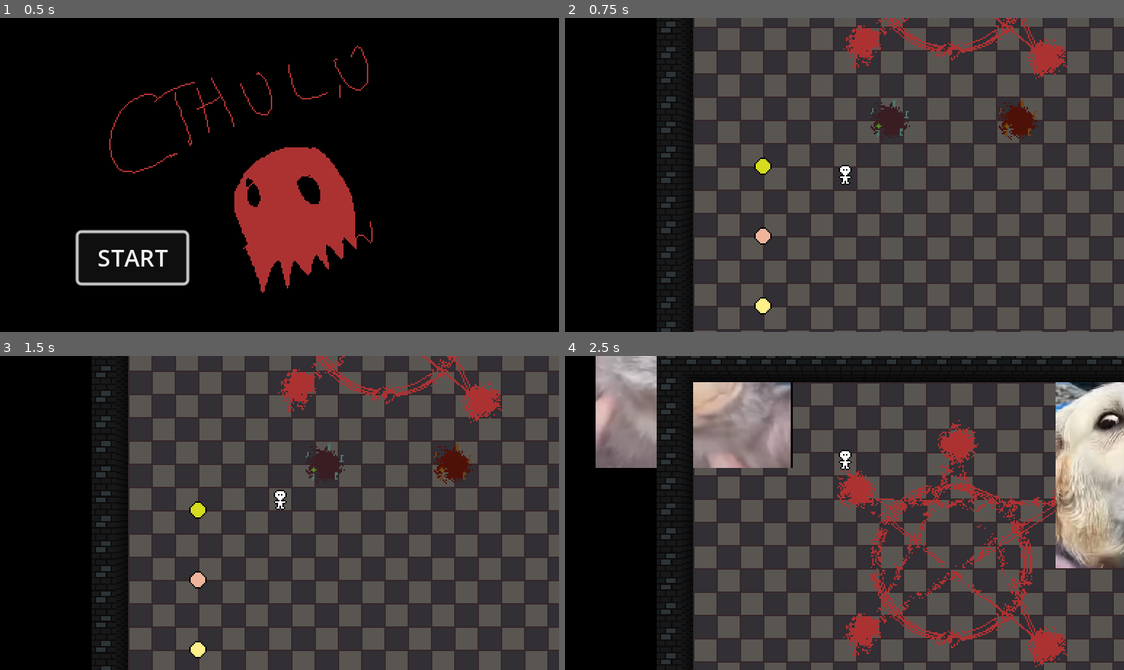
Above: before the commit, frames 1-4 (two rows, left to right).
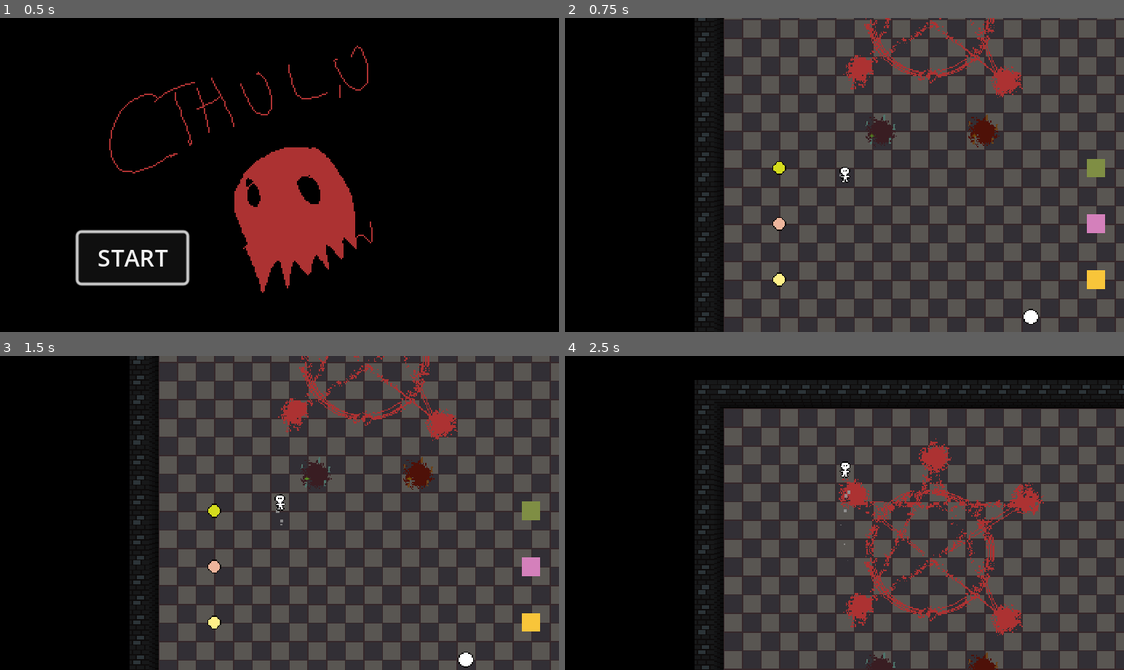
Above: after the commit, the same moments.

Repository: Allov/ld55
Game: Godot game, scene res://scenes/main.tscn
The game is run twice, just before and just after one commit, with the same random seed, the same clock (stepped at 60 frames per second) and the same inputs. The engine's default icon, where the game draws it, is replaced by a stand-in: a white triangle on a blue panel in a dark square.
Inputs:
- Up to frame 1 (0.5 s): no input
- Up to frame 2 (0.75 s): click "START" at 0.5 s
- Up to frame 3 (1.5 s): tap Enter at 1.25 s; hold W (move_up) from 1.28 s (still down); hold E (action) from 1.28 s (still down)
- Up to frame 4 (2.5 s): keep holding W (move_up); release E (action) at 2.03 s; tap E (action) at 2.1 s

Frame 1 is identical in both runs. In frame 2, 45% of the frame differs, in the area x 16-100%, y 0-100%; in frame 3, 45%; in frame 4, 57%, in the area x 5-100%, y 0-100%.

Commit message:
summon guard + movement juice

Diff:
--- /dev/null
+++ b/assets/progress_bar.tscn
@@ -0,0 +1,23 @@
+[gd_scene load_steps=3 format=3 uid="uid://c03o2t1nb3ls8"]
+
+[sub_resource type="StyleBoxFlat" id="StyleBoxFlat_5n5up"]
+bg_color = Color(0, 0, 0, 1)
+
+[sub_resource type="StyleBoxFlat" id="StyleBoxFlat_0fbmv"]
+bg_color = Color(0, 0.635294, 0.94902, 1)
+border_width_left = 1
+border_width_top = 1
+border_width_right = 1
+border_width_bottom = 1
+border_color = Color(0, 0, 0, 1)
+
+[node name="ProgressBar" type="ProgressBar"]
+offset_left = -16.0
+offset_top = -16.0
+offset_right = 16.0
+offset_bottom = -13.0
+theme_override_styles/background = SubResource("StyleBoxFlat_5n5up")
+theme_override_styles/fill = SubResource("StyleBoxFlat_0fbmv")
+max_value = 1.0
+step = 0.001
+show_percentage = false
--- a/scenes/cooking_station.tscn
+++ b/scenes/cooking_station.tscn
@@ -1,21 +1,11 @@
-[gd_scene load_steps=6 format=3 uid="uid://chen1l7qpby23"]
+[gd_scene load_steps=5 format=3 uid="uid://chen1l7qpby23"]
 
 [ext_resource type="Script" path="res://scripts/cooking_station.gd" id="1_kbi6u"]
 [ext_resource type="Texture2D" uid="uid://boeamx8m5l11o" path="res://assets/cooking_station_a.png" id="2_chwvh"]
+[ext_resource type="PackedScene" uid="uid://c03o2t1nb3ls8" path="res://assets/progress_bar.tscn" id="3_cp3n4"]
 
 [sub_resource type="RectangleShape2D" id="RectangleShape2D_85h7n"]
 size = Vector2(16, 16)
-
-[sub_resource type="StyleBoxFlat" id="StyleBoxFlat_5n5up"]
-bg_color = Color(0, 0, 0, 1)
-
-[sub_resource type="StyleBoxFlat" id="StyleBoxFlat_0fbmv"]
-bg_color = Color(0, 0.635294, 0.94902, 1)
-border_width_left = 1
-border_width_top = 1
-border_width_right = 1
-border_width_bottom = 1
-border_color = Color(0, 0, 0, 1)
 
 [node name="CookingStation" type="StaticBody2D"]
 collision_layer = 8
@@ -32,13 +22,4 @@
 wait_time = 10.0
 one_shot = true
 
-[node name="ProgressBar" type="ProgressBar" parent="."]
-offset_left = -16.0
-offset_top = -16.0
-offset_right = 16.0
-offset_bottom = -13.0
-theme_override_styles/background = SubResource("StyleBoxFlat_5n5up")
-theme_override_styles/fill = SubResource("StyleBoxFlat_0fbmv")
-max_value = 1.0
-step = 0.001
-show_percentage = false
+[node name="ProgressBar" parent="." instance=ExtResource("3_cp3n4")]
--- a/scenes/fridge.tscn
+++ b/scenes/fridge.tscn
@@ -1,20 +1,9 @@
-[gd_scene load_steps=3 format=3 uid="uid://d3ijvg2j6cpda"]
+[gd_scene load_steps=2 format=3 uid="uid://d3ijvg2j6cpda"]
 
 [ext_resource type="Texture2D" uid="uid://cihsr10066tvu" path="res://assets/summoning-circle.png" id="1_t8xht"]
-[ext_resource type="PackedScene" uid="uid://dax2c82gpwk0b" path="res://scenes/enemies/enemy1.tscn" id="1_hnggj"]
-[ext_resource type="PackedScene" uid="uid://byphuqq7bbdpu" path="res://scenes/guards/guard1.tscn" id="2_qqrhf"]
 
 [node name="Fridge" type="Node2D"]
 
 [node name="Summoning-circle" type="Sprite2D" parent="."]
 position = Vector2(179, 137)
 texture = ExtResource("1_t8xht")
-
-[node name="Enemy" parent="." instance=ExtResource("1_hnggj")]
-collision_layer = 1
-collision_mask = 1
-
-[node name="Guard" parent="." instance=ExtResource("2_qqrhf")]
-position = Vector2(315, 72)
-collision_layer = 1
-collision_mask = 1
--- a/scenes/kitchen.tscn
+++ b/scenes/kitchen.tscn
@@ -7,7 +7,7 @@
 [ext_resource type="Texture2D" uid="uid://cahsr4ooxnf3e" path="res://assets/cooking_station_b.png" id="5_cl2gs"]
 [ext_resource type="Texture2D" uid="uid://b6nawrjt620yv" path="res://assets/cooking_station_c.png" id="6_5wowo"]
 [ext_resource type="PackedScene" uid="uid://35hhfhr26brw" path="res://scenes/plate.tscn" id="7_e4vjx"]
-[ext_resource type="Script" path="res://scripts/summoning-guard-station.gd" id="8_gme45"]
+[ext_resource type="PackedScene" uid="uid://c47xynln6fcmm" path="res://scenes/summon_guard_station.tscn" id="8_dcn42"]
 [ext_resource type="Texture2D" uid="uid://fqi8u3441678" path="res://assets/summoning-spot.png" id="8_pp1jv"]
 
 [sub_resource type="CircleShape2D" id="CircleShape2D_r5vrl"]
@@ -65,17 +65,8 @@
 [node name="Plate" parent="." instance=ExtResource("7_e4vjx")]
 position = Vector2(264, 176)
 
-[node name="SummonGuardArea" type="Area2D" parent="."]
-modulate = Color(0.329412, 0.588235, 0.686275, 1)
+[node name="SummonGuardArea" parent="." instance=ExtResource("8_dcn42")]
 position = Vector2(136, 16)
-collision_layer = 8
-script = ExtResource("8_gme45")
-
-[node name="Sprite2D" type="Sprite2D" parent="SummonGuardArea"]
-texture = ExtResource("8_pp1jv")
-
-[node name="CollisionShape2D" type="CollisionShape2D" parent="SummonGuardArea"]
-shape = SubResource("CircleShape2D_r5vrl")
 
 [node name="SummonMonsterArea" type="Area2D" parent="."]
 modulate = Color(0.454902, 0.345098, 0.164706, 1)
--- a/scenes/player.tscn
+++ b/scenes/player.tscn
@@ -1,8 +1,17 @@
-[gd_scene load_steps=8 format=3 uid="uid://b4ck1ajh7elbm"]
+[gd_scene load_steps=12 format=3 uid="uid://b4ck1ajh7elbm"]
 
 [ext_resource type="Script" path="res://scripts/player.gd" id="1_qmujo"]
 [ext_resource type="Texture2D" uid="uid://bqujgyr3aaqwj" path="res://assets/player.png" id="2_kghhj"]
 [ext_resource type="Script" path="res://components/hurtbox.gd" id="3_v62kt"]
+
+[sub_resource type="Curve" id="Curve_frggu"]
+max_value = 5.0
+_data = [Vector2(0, 2.98969), 0.0, 0.0, 0, 0, Vector2(1, 0), 0.0, 0.0, 0, 0]
+point_count = 2
+
+[sub_resource type="Gradient" id="Gradient_j43rs"]
+interpolation_mode = 2
+colors = PackedColorArray(0.517184, 0.517184, 0.517184, 1, 1, 1, 1, 0)
 
 [sub_resource type="CircleShape2D" id="CircleShape2D_s0nsr"]
 radius = 7.0
@@ -15,13 +24,58 @@
 
 [sub_resource type="CapsuleShape2D" id="CapsuleShape2D_htfjs"]
 
+[sub_resource type="Animation" id="Animation_visx0"]
+resource_name = "walk"
+length = 0.3
+loop_mode = 1
+tracks/0/type = "value"
+tracks/0/imported = false
+tracks/0/enabled = true
+tracks/0/path = NodePath("Icon:rotation")
+tracks/0/interp = 2
+tracks/0/loop_wrap = true
+tracks/0/keys = {
+"times": PackedFloat32Array(0, 0.1, 0.2),
+"transitions": PackedFloat32Array(1, 1, 1),
+"update": 0,
+"values": [0.0, 0.0872665, -0.0872665]
+}
+tracks/1/type = "value"
+tracks/1/imported = false
+tracks/1/enabled = true
+tracks/1/path = NodePath("Icon:position")
+tracks/1/interp = 1
+tracks/1/loop_wrap = true
+tracks/1/keys = {
+"times": PackedFloat32Array(0, 0.1, 0.2),
+"transitions": PackedFloat32Array(1, 1, 1),
+"update": 0,
+"values": [Vector2(0, 0), Vector2(0, -1), Vector2(0, 0)]
+}
+
+[sub_resource type="AnimationLibrary" id="AnimationLibrary_u5y1v"]
+_data = {
+"walk": SubResource("Animation_visx0")
+}
+
 [node name="Player" type="CharacterBody2D"]
 collision_layer = 4
 collision_mask = 9
 motion_mode = 1
 script = ExtResource("1_qmujo")
 
+[node name="Trailing" type="CPUParticles2D" parent="."]
+position = Vector2(0, 3)
+lifetime = 0.6
+lifetime_randomness = 0.5
+emission_shape = 1
+emission_sphere_radius = 5.0
+gravity = Vector2(0, 0)
+scale_amount_curve = SubResource("Curve_frggu")
+color_ramp = SubResource("Gradient_j43rs")
+
 [node name="Icon" type="Sprite2D" parent="."]
+rotation = -0.0450098
 texture = ExtResource("2_kghhj")
 
 [node name="CollisionShape2D" type="CollisionShape2D" parent="."]
@@ -48,3 +102,8 @@
 
 [node name="CollisionShape2D" type="CollisionShape2D" parent="Hurtbox"]
 shape = SubResource("CapsuleShape2D_htfjs")
+
+[node name="AnimationPlayer" type="AnimationPlayer" parent="."]
+libraries = {
+"": SubResource("AnimationLibrary_u5y1v")
+}
--- a/scenes/restaurant.tscn
+++ b/scenes/restaurant.tscn
@@ -76,6 +76,7 @@
 position = Vector2(104, 54)
 
 [node name="Camera2D" type="Camera2D" parent="Player"]
+zoom = Vector2(0.8, 0.8)
 process_callback = 0
 position_smoothing_enabled = true
 
--- /dev/null
+++ b/scenes/summon_guard_station.tscn
@@ -0,0 +1,26 @@
+[gd_scene load_steps=6 format=3 uid="uid://c47xynln6fcmm"]
+
+[ext_resource type="Script" path="res://scripts/summoning-guard-station.gd" id="1_6gs44"]
+[ext_resource type="PackedScene" uid="uid://byphuqq7bbdpu" path="res://scenes/guards/guard1.tscn" id="2_r3seb"]
+[ext_resource type="Texture2D" uid="uid://fqi8u3441678" path="res://assets/summoning-spot.png" id="3_hhtq2"]
+[ext_resource type="PackedScene" uid="uid://c03o2t1nb3ls8" path="res://assets/progress_bar.tscn" id="3_ljpov"]
+
+[sub_resource type="CircleShape2D" id="CircleShape2D_r5vrl"]
+radius = 18.0278
+
+[node name="SummonGuardArea" type="Area2D"]
+modulate = Color(0.329412, 0.588235, 0.686275, 1)
+collision_layer = 8
+script = ExtResource("1_6gs44")
+guard_scene = ExtResource("2_r3seb")
+
+[node name="ProgressBar" parent="." instance=ExtResource("3_ljpov")]
+visible = false
+offset_top = -24.0
+offset_bottom = -21.0
+
+[node name="Sprite2D" type="Sprite2D" parent="."]
+texture = ExtResource("3_hhtq2")
+
+[node name="CollisionShape2D" type="CollisionShape2D" parent="."]
+shape = SubResource("CircleShape2D_r5vrl")
--- a/scripts/player.gd
+++ b/scripts/player.gd
@@ -43,10 +43,8 @@
 	if cooking_station_in_range != null and cooking_station_in_range.is_holding_station() and Input.is_action_pressed("action"):
 		cooking_station_in_range.progress()
 
-	# if summoning_guard_station_in_range:
-
-
-
+	if summoning_guard_station_in_range and Input.is_action_pressed("action"):
+		summoning_guard_station_in_range.progress()
 
 func get_object_in_range():
 	var objects_in_range = $GrabArea.get_overlapping_bodies()
@@ -103,6 +101,14 @@
 	if collided:
 		velocity = velocity.lerp(Vector2.ZERO, .1)
 
+	if velocity.length() > 0:
+		$AnimationPlayer.speed_scale = 1 + velocity.length() / MAX_SPEED
+		$AnimationPlayer.play("walk")
+		$Trailing.emitting = true
+	else:
+		$AnimationPlayer.stop()
+		$Trailing.emitting = false
+
 func clear_object_in_hand():
 	if object_in_hand != null:
 		object_in_hand.stop_following()
@@ -125,4 +131,5 @@
 
 func _on_CookArea_area_exited(area):
 	if area is SummoningGuardStation:
+		summoning_guard_station_in_range.reset_progress()
 		summoning_guard_station_in_range = null
--- a/scripts/summoning-guard-station.gd
+++ b/scripts/summoning-guard-station.gd
@@ -1,11 +1,29 @@
 extends Area2D
 class_name SummoningGuardStation
 
+@export var spawn_points: Array[NodePath]
+@export var guard_scene: PackedScene = null
+@export var progress_value: float = 0.5
+
+func summon_guard():
+	var guard = guard_scene.instantiate()
+	get_node("/root/Restaurant").add_child(guard)
+
+func progress():
+	$ProgressBar.visible = true
+	$ProgressBar.value += progress_value * get_process_delta_time()
+
+	if $ProgressBar.value >= 1.0:
+		$ProgressBar.value = 0.0
+		summon_guard()
+
+func reset_progress():
+	$ProgressBar.visible = false
+	$ProgressBar.value = 0.0
 
 # Called when the node enters the scene tree for the first time.
 func _ready():
-	pass # Replace with function body.
-
+	pass
 
 # Called every frame. 'delta' is the elapsed time since the previous frame.
 func _process(delta):
